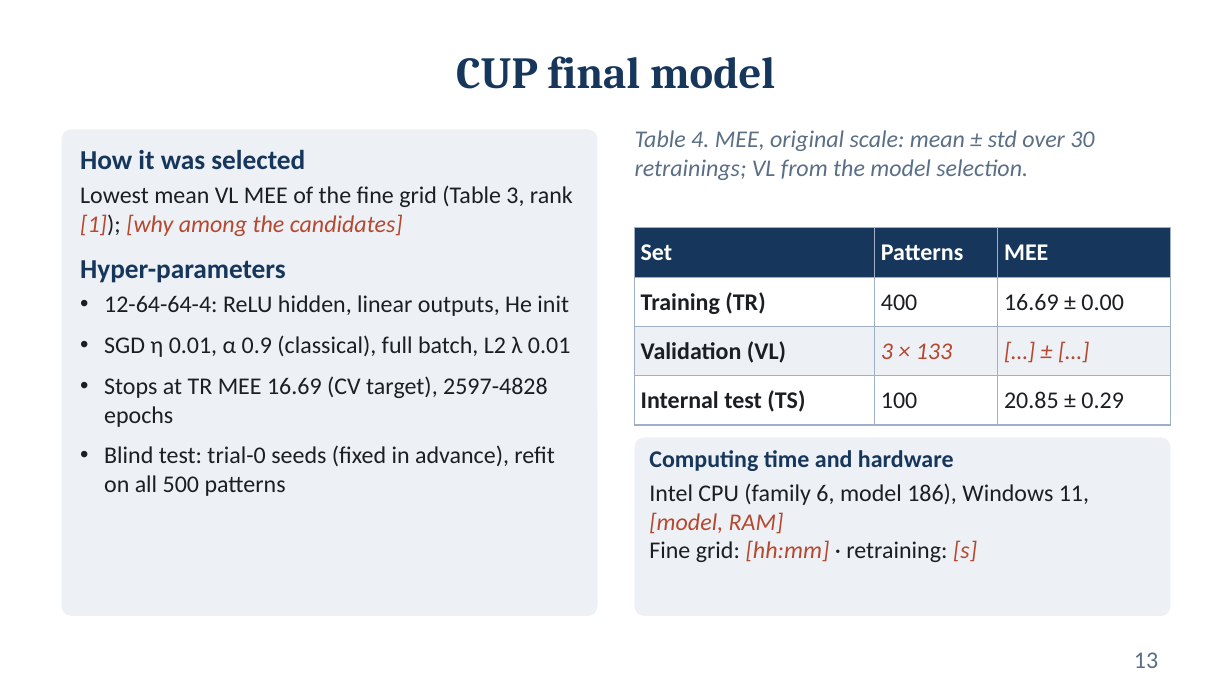
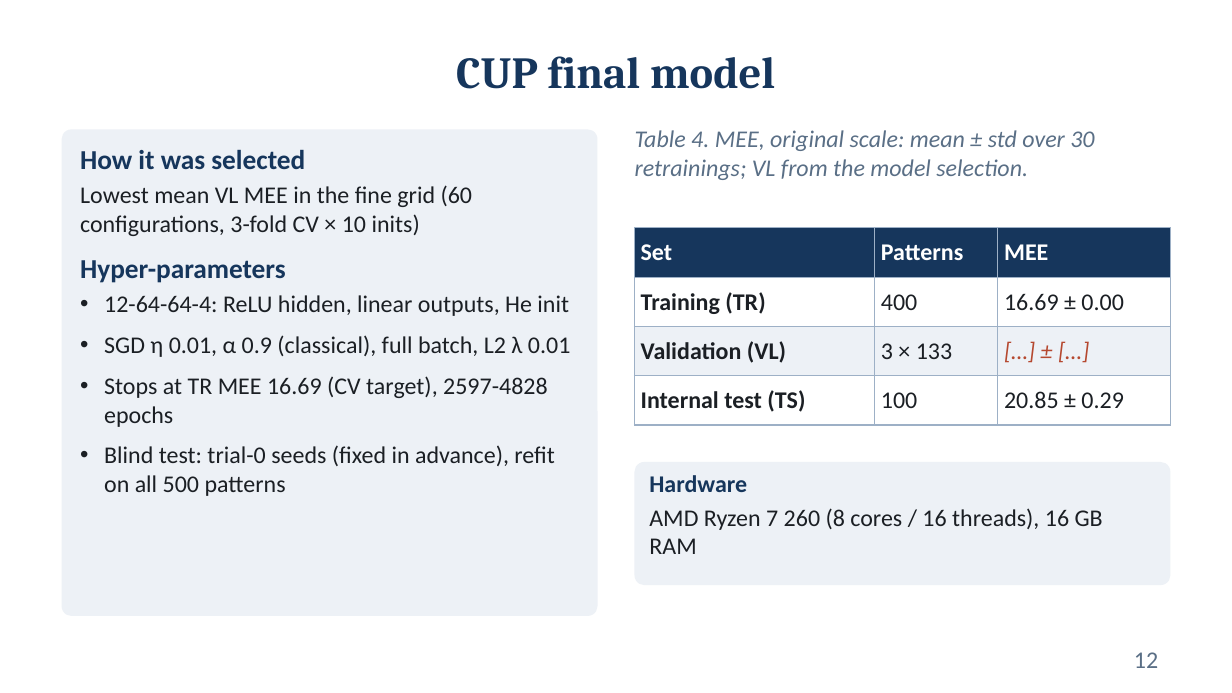
Before and after one commit to Fred-ef/ml_proj, a slide deck: slide 12 of Federico_Cristofaro_ML-2025_slides.pptx (slide 13 before the commit). Drawn at 1232x693 pixels with LibreOffice and Linux fonts; fonts in the diff are those of the drawing. Boxes give left, top, right and bottom in pixels: in the first picture for what was removed or moved away, otherwise in the second. Text is boxed around its words. In the diff, an @@ line names an element or a change of style, - is before the commit and + after.

```diff
--- a/Federico_Cristofaro_ML-2025_slides.pptx
+++ b/Federico_Cristofaro_ML-2025_slides.pptx
@@ text at (80,185,473,236): text changed @@
-Lowest mean VL MEE of the fine grid (Table 3, rank [1]); [why among the candidates]
+Lowest mean VL MEE in the fine grid (60 configurations, 3-fold CV × 10 inits)
@@ table at (634,228,1170,416) @@
@@ text colour #B5482F to #1B1F24, italic off in "3 × 133" @@
@@ rounded rectangle: place and size @@
-rounded rectangle at (634,437,1170,616)
+rounded rectangle at (634,462,1170,585)
@@ rounded rectangle at (634,462,1170,585): proportions changed @@
@@ text at (649,475,1103,554): text changed @@
-Computing time and hardware
-Intel CPU (family 6, model 186), Windows 11, [model, RAM]
-Fine grid: [hh:mm] · retraining: [s]
+Hardware
+AMD Ryzen 7 260 (8 cores / 16 threads), 16 GB RAM
@@ page number at (1134,652,1158,668): text changed @@
-13
+12
```
Also in this commit, not shown: 9 other slides changed, 5 slides added, 10 slides removed, 1 other file.
